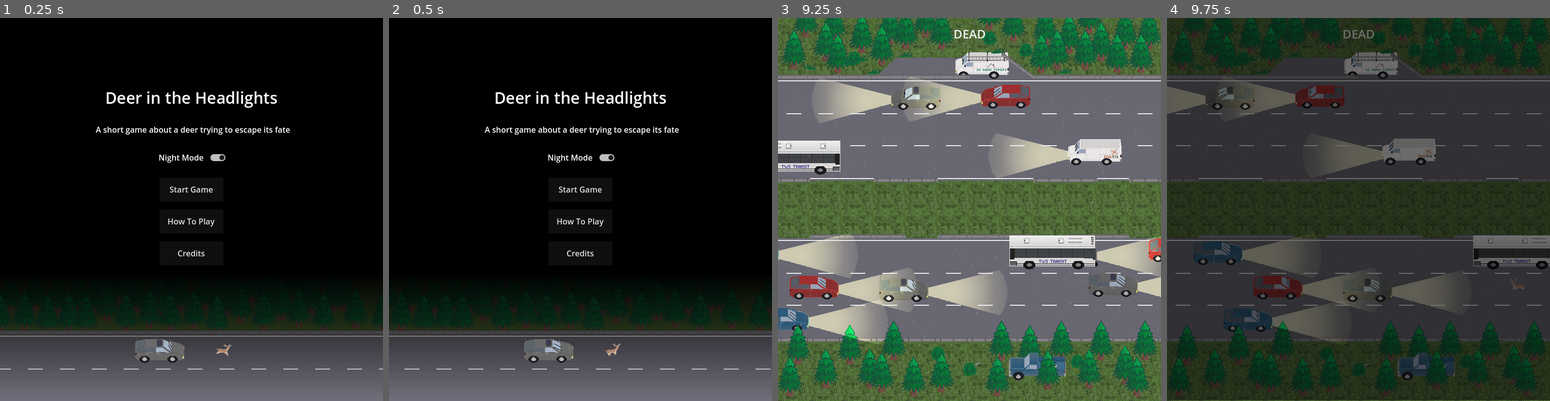
Above: before the commit, frames 1-4 (left to right).
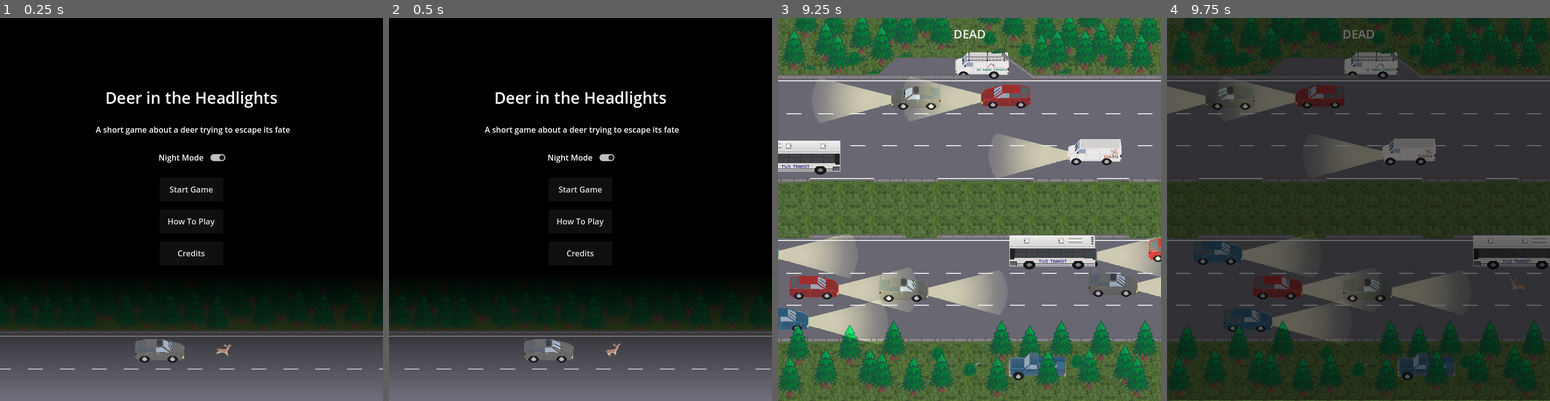
Above: after the commit, the same moments.

Repository: Pedro-T/deer-in-the-headlights
Game: Godot game, scene res://Main.tscn
Two runs of this game, one before a commit and one after it. Both use one fixed random seed, a clock stepped at 60 frames per second and the inputs below.
Inputs:
- Up to frame 1 (0.25 s): no input
- Up to frame 2 (0.5 s): no input
- Up to frame 3 (9.25 s): click "Start Game" at 0.5 s; hold D (move_right) 1.28-2.03 s; hold S (move_down) 2.03-2.78 s; hold D (move_right) 2.78-3.53 s; hold W (move_up) 3.53-4.28 s; hold A (move_left) 4.28-5.78 s; hold S (move_down) 5.78-6.53 s; hold D (move_right) 6.53-7.28 s; hold W (move_up) 7.28-8.03 s; hold D (move_right) 8.03-8.78 s; hold S (move_down) from 8.78 s (still down)
- Up to frame 4 (9.75 s): release S (move_down) at 9.53 s; hold A (move_left) from 9.53 s (still down)

Frames 1-2 are identical in both runs. In frame 3, less than 0.1% of the frame differs, in the area x 5-100%, y 2-100%; in frame 4, less than 0.1%.
Error after the commit: Invalid call. Nonexistent function 'start' in base 'Node (stage.gd)'. (res://game_manager.gd:43)

Commit message:
add tractor, move some logic to stage node

Diff:
--- a/deer-in-the-headlights/Main.tscn
+++ b/deer-in-the-headlights/Main.tscn
@@ -1,7 +1,8 @@
-[gd_scene load_steps=31 format=4 uid="uid://bp61fiomhwsy8"]
+[gd_scene load_steps=33 format=4 uid="uid://bp61fiomhwsy8"]
 
 [ext_resource type="TileSet" uid="uid://c4yumyregri21" path="res://stage/tiles/stage_tiles.tres" id="1_glv2v"]
 [ext_resource type="Script" uid="uid://b8mu1jcyysejf" path="res://main.gd" id="1_uu6xs"]
+[ext_resource type="Script" uid="uid://du1mkesc1ou54" path="res://stage.gd" id="2_3b0ty"]
 [ext_resource type="PackedScene" uid="uid://dpkybo5lwe4s1" path="res://stage/No Go Area.tscn" id="3_cm0pq"]
 [ext_resource type="PackedScene" uid="uid://d1po75xlbba11" path="res://player/Player.tscn" id="3_r0du0"]
 [ext_resource type="Texture2D" uid="uid://cq618thcflnhw" path="res://stage/detail_background/pine_tree.png" id="3_wkp8b"]
@@ -20,6 +21,7 @@
 [ext_resource type="Script" uid="uid://b4b7drov6i7bn" path="res://weather.gd" id="15_sc1dx"]
 [ext_resource type="Texture2D" uid="uid://uj41l0evj5ds" path="res://vehicle/sprites/pickup_truck_deer.png" id="16_2gh4u"]
 [ext_resource type="AudioStream" uid="uid://cuvdm5r5njw3o" path="res://general_audio/rain.wav" id="16_kjvhd"]
+[ext_resource type="PackedScene" uid="uid://b2ygqdtt7woe8" path="res://vehicle/Tractor.tscn" id="22_bg4s2"]
 
 [sub_resource type="RectangleShape2D" id="RectangleShape2D_cm0pq"]
 resource_local_to_scene = true
@@ -92,6 +94,7 @@
 one_shot = true
 
 [node name="Stage" type="Node" parent="."]
+script = ExtResource("2_3b0ty")
 
 [node name="Base" type="TileMapLayer" parent="Stage"]
 tile_map_data = PackedByteArray("AAAAAAAAAAAAAAIAAAABAAAAAAAAAAIAAAACAAAAAAAAAAIAAAADAAAAAAAAAAIAAAAEAAAAAAAAAAIAAAAFAA …(2224 unchanged characters)…
@@ -524,6 +527,12 @@
 
 [node name="Hunter-Bush" parent="Stage" instance=ExtResource("11_5vvyt")]
 position = Vector2(384, 704)
+
+[node name="Tractor" parent="Stage" instance=ExtResource("22_bg4s2")]
+position = Vector2(1000, 384)
+
+[node name="Tractor2" parent="Stage" instance=ExtResource("22_bg4s2")]
+position = Vector2(1296, 384)
 
 [node name="Weather" type="Node" parent="Stage"]
 script = ExtResource("15_sc1dx")
--- a/deer-in-the-headlights/game_manager.gd
+++ b/deer-in-the-headlights/game_manager.gd
@@ -13,6 +13,7 @@
 var weather: Node
 var hunter_truck: Node
 var night_mode: bool = true
+var stage: Node
 
 const MAX_CARS: int = 60 # for headlight calc
 
@@ -39,6 +40,7 @@
     game_timer.start()
     firing_timer.start()
     hunter_truck.toggle_lights()
+    stage.start()
 
     state = GameState.PLAY
     get_tree().create_timer(17).connect("timeout", func() -> void: blocker_vehicle.moving = true)
--- a/deer-in-the-headlights/main.gd
+++ b/deer-in-the-headlights/main.gd
@@ -12,4 +12,5 @@
     GameManager.blocker_vehicle = $Stage/BlockingVehicle
     GameManager.weather = $Stage/Weather
     GameManager.hunter_truck = $Stage/BackgroundDetails/HunterTruck
+    GameManager.stage = $Stage
     GameManager.setup()
--- /dev/null
+++ b/deer-in-the-headlights/stage.gd
@@ -0,0 +1,5 @@
+extends Node
+
+func start_all() -> void:
+    $Tractor.start()
+    $Tractor2.start()
--- /dev/null
+++ b/deer-in-the-headlights/vehicle/Tractor.tscn
@@ -0,0 +1,78 @@
+[gd_scene load_steps=12 format=3 uid="uid://b2ygqdtt7woe8"]
+
+[ext_resource type="Script" uid="uid://g53xqm6j5moq" path="res://vehicle/tractor.gd" id="1_ipdag"]
+[ext_resource type="Texture2D" uid="uid://w1yhit2448t5" path="res://vehicle/sprites/tractor.png" id="1_pujy6"]
+[ext_resource type="Texture2D" uid="uid://phlvao5vih6f" path="res://stage/night_mask/beam.png" id="2_ipdag"]
+
+[sub_resource type="AtlasTexture" id="AtlasTexture_yff3a"]
+atlas = ExtResource("1_pujy6")
+region = Rect2(0, 0, 101, 102)
+
+[sub_resource type="AtlasTexture" id="AtlasTexture_15yc5"]
+atlas = ExtResource("1_pujy6")
+region = Rect2(101, 0, 101, 102)
+
+[sub_resource type="AtlasTexture" id="AtlasTexture_hpy1t"]
+atlas = ExtResource("1_pujy6")
+region = Rect2(202, 0, 101, 102)
+
+[sub_resource type="AtlasTexture" id="AtlasTexture_7mkxi"]
+atlas = ExtResource("1_pujy6")
+region = Rect2(303, 0, 101, 102)
+
+[sub_resource type="AtlasTexture" id="AtlasTexture_yvekm"]
+atlas = ExtResource("1_pujy6")
+region = Rect2(404, 0, 101, 102)
+
+[sub_resource type="SpriteFrames" id="SpriteFrames_rjswx"]
+animations = [{
+"frames": [{
+"duration": 1.0,
+"texture": SubResource("AtlasTexture_yff3a")
+}, {
+"duration": 1.0,
+"texture": SubResource("AtlasTexture_15yc5")
+}, {
+"duration": 1.0,
+"texture": SubResource("AtlasTexture_hpy1t")
+}, {
+"duration": 1.0,
+"texture": SubResource("AtlasTexture_7mkxi")
+}, {
+"duration": 1.0,
+"texture": SubResource("AtlasTexture_yvekm")
+}],
+"loop": true,
+"name": &"default",
+"speed": 5.0
+}]
+
+[sub_resource type="RectangleShape2D" id="RectangleShape2D_0olhw"]
+size = Vector2(18, 96)
+
+[sub_resource type="RectangleShape2D" id="RectangleShape2D_86qio"]
+size = Vector2(64.5, 36.5)
+
+[node name="Tractor" type="Area2D"]
+script = ExtResource("1_ipdag")
+
+[node name="Sprite" type="AnimatedSprite2D" parent="."]
+sprite_frames = SubResource("SpriteFrames_rjswx")
+autoplay = "default"
+
+[node name="ColliderMower" type="CollisionShape2D" parent="."]
+position = Vector2(40, 0)
+shape = SubResource("RectangleShape2D_0olhw")
+
+[node name="ColliderBody" type="CollisionShape2D" parent="."]
+position = Vector2(-16.25, -2.25)
+shape = SubResource("RectangleShape2D_86qio")
+
+[node name="LightFront" type="PointLight2D" parent="."]
+position = Vector2(-144, 0)
+texture = ExtResource("2_ipdag")
+
+[node name="LightRear" type="PointLight2D" parent="."]
+position = Vector2(112, 0)
+scale = Vector2(-1, -1)
+texture = ExtResource("2_ipdag")
--- /dev/null
+++ b/deer-in-the-headlights/vehicle/tractor.gd
@@ -0,0 +1,28 @@
+class_name Tractor extends Area2D
+
+const MOVE_SPEED: float = 50.0
+const MOVE_LIMIT: float = 1000.0
+const MOVE_DIRECTION: int = -1
+@onready var RESET_POS: Vector2 = position
+
+var movement: float = 0
+var moving: bool = false
+
+func _process(delta: float) -> void:
+    if not moving:
+        return
+    var xmov: float = MOVE_SPEED * MOVE_DIRECTION * delta
+    movement += xmov
+    position += Vector2(xmov, 0)
+    if movement >= MOVE_LIMIT:
+        moving = false
+        visible = false
+
+func _reset() -> void:
+    position = RESET_POS
+
+func start() -> void:
+    _reset()
+    visible = true
+    moving = true
+    $Sprite.play()
Not shown, added: deer-in-the-headlights/stage.gd.uid
Binary file added: deer-in-the-headlights/vehicle/sprites/tractor.png
Not shown, added: deer-in-the-headlights/vehicle/sprites/tractor.png.import
Not shown, added: deer-in-the-headlights/vehicle/tractor.gd.uid
